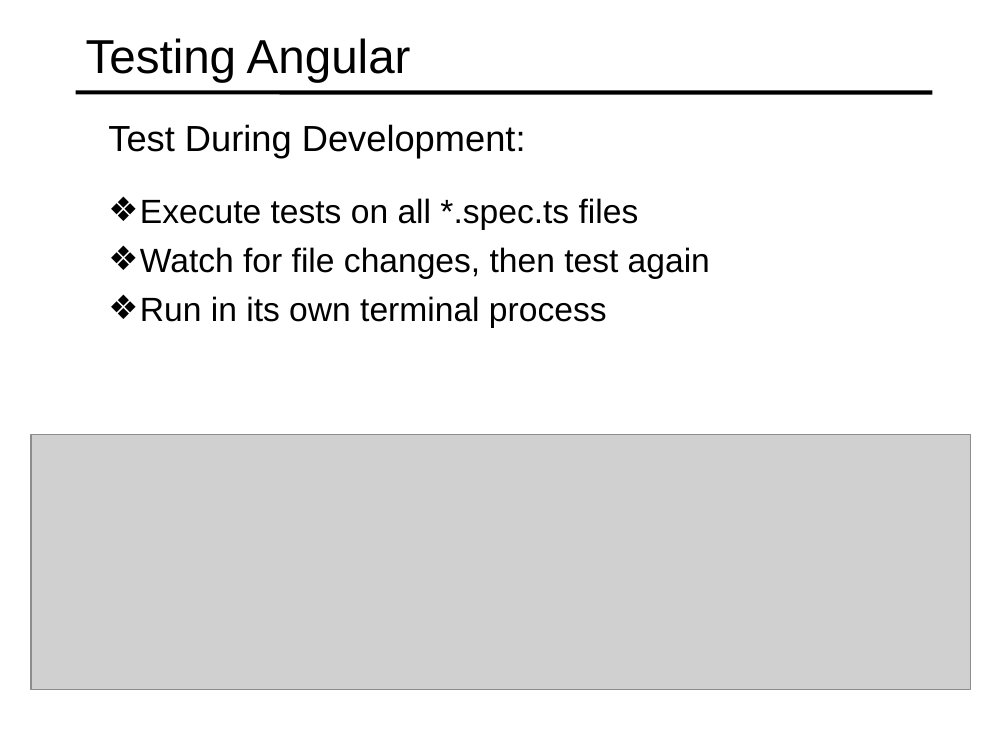
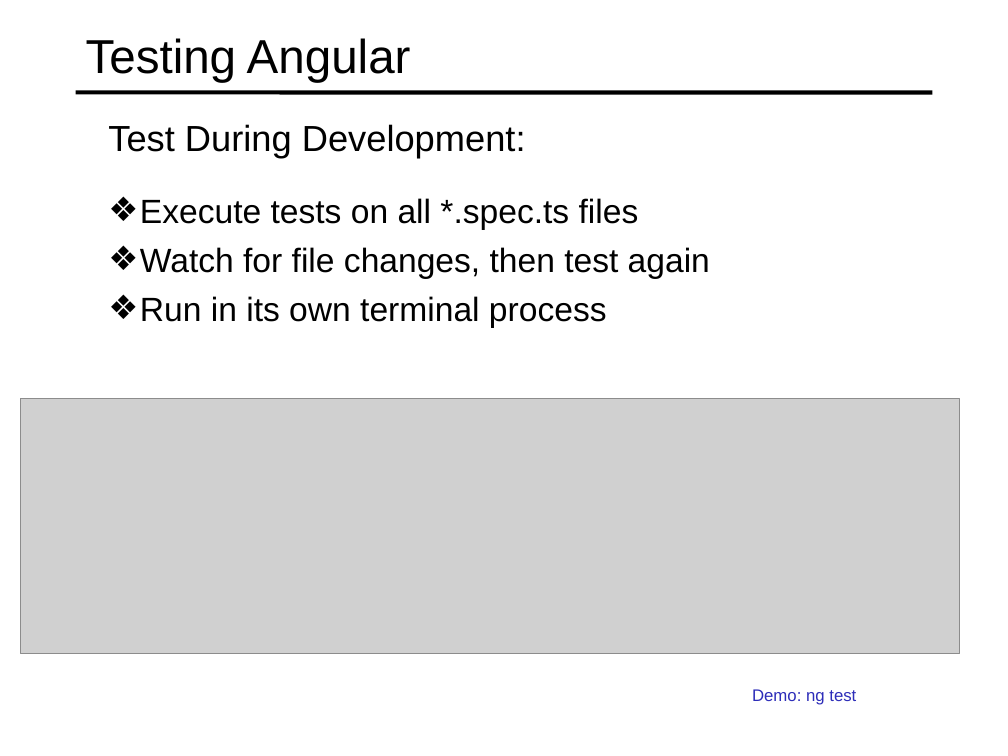
Before and after one commit to specter01wj/Jago_Link_Training, a slide deck: slide 5 of Angular/Angular7/Angular CLI/7.Running Unit and End to End Tests/L7_Running Unit and End to End Tests.ppt. Drawn at 1008x756 pixels with LibreOffice and Linux fonts; fonts in the diff are those of the drawing; grey boxes stand for pictures. Boxes give left, top, right and bottom in pixels: in the first picture for what was removed or moved away, otherwise in the second. Text is boxed around its words. In the diff, an @@ line names an element or a change of style, - is before the commit and + after.

Commit message:
09/05/2019 v1

```diff
--- a/Angular/Angular7/Angular CLI/7.Running Unit and End to End Tests/L7_Running Unit and End to End Tests.ppt
+++ b/Angular/Angular7/Angular CLI/7.Running Unit and End to End Tests/L7_Running Unit and End to End Tests.ppt
@@ picture: place and size @@
-picture at box(31, 434, 971, 689)
+picture at box(20, 399, 960, 654)
@@ text added at box(752, 689, 856, 705), 12 pt, text #2D2DB9 @@
+  Demo: ng test
```
Also in this commit, not shown: 1 slide removed.
